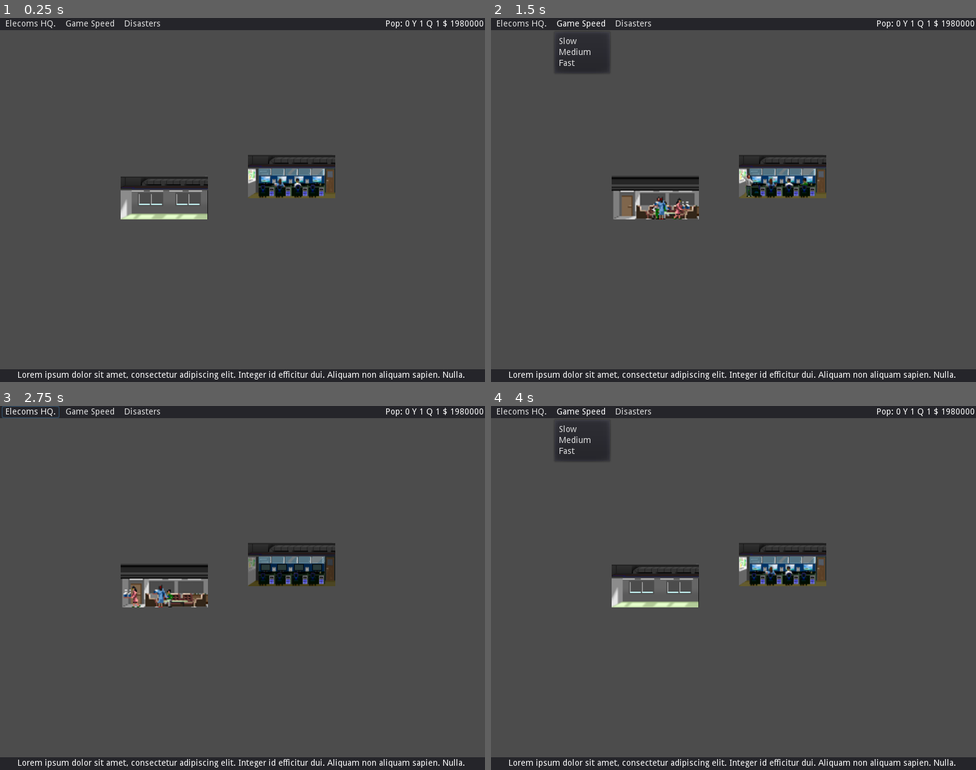
Above: before the commit, frames 1-4 (two rows, left to right).
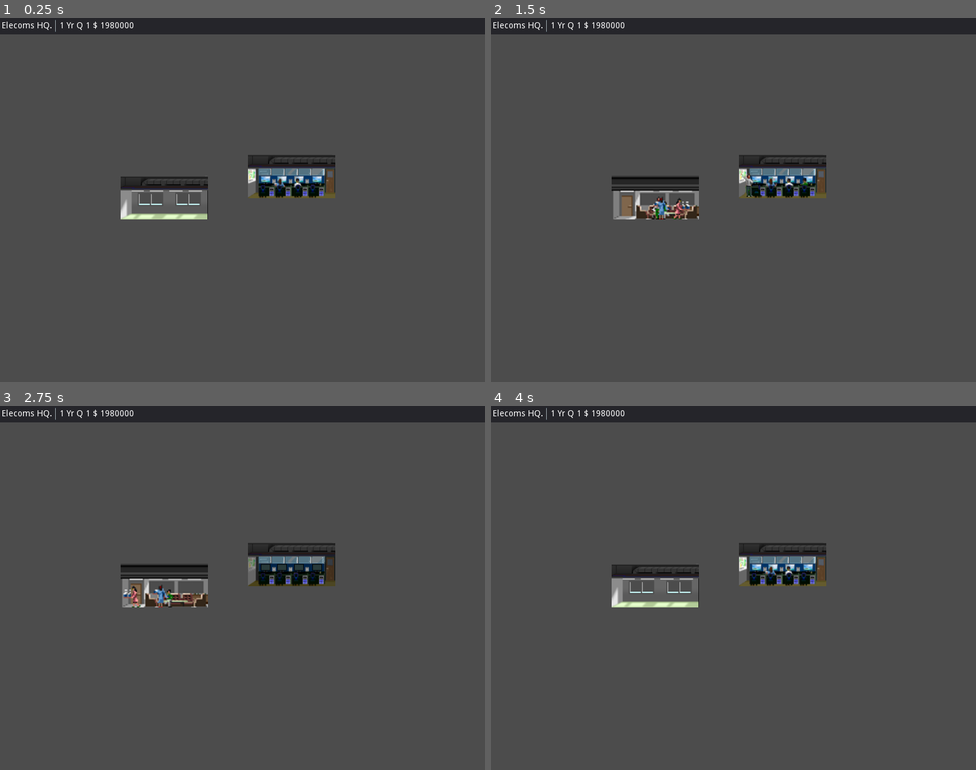
Above: after the commit, the same moments.

Repository: tonytins/skyscraperrising
Game: Godot game, scene res://src/world.tscn
Two runs of this game, one before a commit and one after it. Both use one fixed random seed, a clock stepped at 60 frames per second and the inputs below.
Inputs (mouse positions are in pixels of both pictures, inside the frame that each line leads up to):
- Up to frame 1 (0.25 s): no input
- Up to frame 2 (1.5 s): click (520, 25) at 0.5 s, where only the run before the commit has a clickable "Elecoms HQ."; click (583, 25) at 1.25 s, where only the run before the commit has a clickable "Game Speed"
- Up to frame 3 (2.75 s): click (140, 413) at 2 s, where only the run before the commit has a clickable "Disasters"
- Up to frame 4 (4 s): click (520, 413) at 2.75 s, where only the run before the commit has a clickable "Elecoms HQ."; click (583, 413) at 3.5 s, where only the run before the commit has a clickable "Game Speed"

The runs differ from the first frame. In frame 1, 4.9% of the frame differs, in the area x 0-100%, y 0-100%; in frame 2, 6.0%; in frame 3, 5.0%; in frame 4, 6.0%.

Commit message:
Moved name and game status to the left

Diff:
--- a/project/src/gpanel.gd
+++ b/project/src/gpanel.gd
@@ -1,11 +1,7 @@
 extends Panel
 
 func _process(delta):
-	$GameStatus/MoneyLbl.text = str(GameData.budget)
-	$GameStatus/YearNumLbl.text = str(GameData.year)
-	$GameStatus/PopNumLbl.text = str(GameData.population)
-	$GameStatus/QuaterNumLbl.text = str(GameData.quarter)
-	$GameMenus/NameBtn.text = GameData.tower_name
-
-func _on_NameBtn_pressed():
-	pass # Replace with function body.
+	$GameStats/MoneyLbl.text = str(GameData.budget)
+	$GameStats/YearNumLbl.text = str(GameData.year)
+	$GameStats/QuaterNumLbl.text = str(GameData.quarter)
+	$GameStats/NameLbl.text = GameData.tower_name
--- a/project/src/gui.tscn
+++ b/project/src/gui.tscn
@@ -40,134 +40,81 @@
 
 [node name="GPanelContainer" type="MarginContainer" parent="."]
 anchor_right = 1.0
-margin_bottom = 20.0
+margin_bottom = 27.0
 __meta__ = {
 "_edit_use_anchors_": false
 }
 
 [node name="GPanel" type="Panel" parent="GPanelContainer"]
 margin_right = 800.0
-margin_bottom = 20.0
+margin_bottom = 27.0
 script = ExtResource( 1 )
 __meta__ = {
 "_edit_use_anchors_": false
 }
 
-[node name="GameMenus" type="HBoxContainer" parent="GPanelContainer/GPanel"]
+[node name="GameStats" type="HBoxContainer" parent="GPanelContainer/GPanel"]
 margin_left = 3.0
+margin_top = 3.0
 margin_right = 197.0
-margin_bottom = 20.0
+margin_bottom = 23.0
 __meta__ = {
 "_edit_use_anchors_": false
 }
 
-[node name="NameBtn" type="Button" parent="GPanelContainer/GPanel/GameMenus"]
-margin_right = 21.0
+[node name="NameLbl" type="Label" parent="GPanelContainer/GPanel/GameStats"]
+margin_top = 3.0
+margin_right = 38.0
+margin_bottom = 17.0
+text = "Name"
+
+[node name="NameStatSep" type="VSeparator" parent="GPanelContainer/GPanel/GameStats"]
+margin_left = 42.0
+margin_right = 46.0
 margin_bottom = 20.0
+
+[node name="YearNumLbl" type="Label" parent="GPanelContainer/GPanel/GameStats"]
+margin_left = 50.0
+margin_top = 3.0
+margin_right = 59.0
+margin_bottom = 17.0
 text = "#"
-flat = true
-
-[node name="GameSpeed" type="MenuButton" parent="GPanelContainer/GPanel/GameMenus"]
-margin_left = 25.0
-margin_right = 118.0
-margin_bottom = 20.0
-text = "Game Speed"
-items = [ "Slow", null, 0, false, false, 0, 0, null, "", false, "Medium", null, 0, false, false, 1, 0, null, "", false, "Fast", null, 0, false, false, 2, 0, null, "", false ]
-
-[node name="Disasters" type="MenuButton" parent="GPanelContainer/GPanel/GameMenus"]
-margin_left = 122.0
-margin_right = 194.0
-margin_bottom = 20.0
-text = "Disasters"
-
-[node name="GameStatus" type="HBoxContainer" parent="GPanelContainer/GPanel"]
-anchor_left = 1.0
-anchor_right = 1.0
-margin_left = -196.0
-margin_right = -2.0
-margin_bottom = 20.0
-alignment = 2
 __meta__ = {
 "_edit_use_anchors_": false
 }
 
-[node name="PopLbl" type="Label" parent="GPanelContainer/GPanel/GameStatus"]
-margin_left = 76.0
+[node name="YearLbl" type="Label" parent="GPanelContainer/GPanel/GameStats"]
+margin_left = 63.0
 margin_top = 3.0
-margin_right = 104.0
+margin_right = 75.0
 margin_bottom = 17.0
-text = "Pop:"
+text = "Yr"
 
-[node name="PopNumLbl" type="Label" parent="GPanelContainer/GPanel/GameStatus"]
-margin_left = 108.0
+[node name="QuaterLbl" type="Label" parent="GPanelContainer/GPanel/GameStats"]
+margin_left = 79.0
 margin_top = 3.0
-margin_right = 117.0
+margin_right = 90.0
+margin_bottom = 17.0
+text = "Q"
+
+[node name="QuaterNumLbl" type="Label" parent="GPanelContainer/GPanel/GameStats"]
+margin_left = 94.0
+margin_top = 3.0
+margin_right = 103.0
 margin_bottom = 17.0
 text = "#"
 
-[node name="YearLbl" type="Label" parent="GPanelContainer/GPanel/GameStatus"]
-margin_left = 121.0
+[node name="CurrencyLbl" type="Label" parent="GPanelContainer/GPanel/GameStats"]
+margin_left = 107.0
+margin_top = 3.0
+margin_right = 115.0
+margin_bottom = 17.0
+text = "$"
+
+[node name="MoneyLbl" type="Label" parent="GPanelContainer/GPanel/GameStats"]
+margin_left = 119.0
 margin_top = 3.0
 margin_right = 128.0
 margin_bottom = 17.0
-text = "Y"
-
-[node name="YearNumLbl" type="Label" parent="GPanelContainer/GPanel/GameStatus"]
-margin_left = 132.0
-margin_top = 3.0
-margin_right = 141.0
-margin_bottom = 17.0
 text = "#"
-
-[node name="QuaterLbl" type="Label" parent="GPanelContainer/GPanel/GameStatus"]
-margin_left = 145.0
-margin_top = 3.0
-margin_right = 156.0
-margin_bottom = 17.0
-text = "Q"
-
-[node name="QuaterNumLbl" type="Label" parent="GPanelContainer/GPanel/GameStatus"]
-margin_left = 160.0
-margin_top = 3.0
-margin_right = 169.0
-margin_bottom = 17.0
-text = "#"
-
-[node name="CurrencyLbl" type="Label" parent="GPanelContainer/GPanel/GameStatus"]
-margin_left = 173.0
-margin_top = 3.0
-margin_right = 181.0
-margin_bottom = 17.0
-text = "$"
-
-[node name="MoneyLbl" type="Label" parent="GPanelContainer/GPanel/GameStatus"]
-margin_left = 185.0
-margin_top = 3.0
-margin_right = 194.0
-margin_bottom = 17.0
-text = "#"
-
-[node name="TickerContainer" type="MarginContainer" parent="."]
-anchor_top = 1.0
-anchor_right = 1.0
-anchor_bottom = 1.0
-margin_top = -21.0
-__meta__ = {
-"_edit_use_anchors_": false
-}
-
-[node name="TickerPanel" type="Panel" parent="TickerContainer"]
-margin_right = 800.0
-margin_bottom = 21.0
-
-[node name="NewTickerLbl" type="Label" parent="TickerContainer/TickerPanel"]
-anchor_right = 1.0
-anchor_bottom = 1.0
-margin_top = 3.0
-text = "Lorem ipsum dolor sit amet, consectetur adipiscing elit. Integer id efficitur dui. Aliquam non aliquam sapien. Nulla. "
-align = 1
-__meta__ = {
-"_edit_use_anchors_": false
-}
 [connection signal="confirmed" from="WelcomeDlg" to="." method="_on_WelcomeDlg_confirmed"]
-[connection signal="pressed" from="GPanelContainer/GPanel/GameMenus/NameBtn" to="." method="_on_NameBtn_pressed"]
